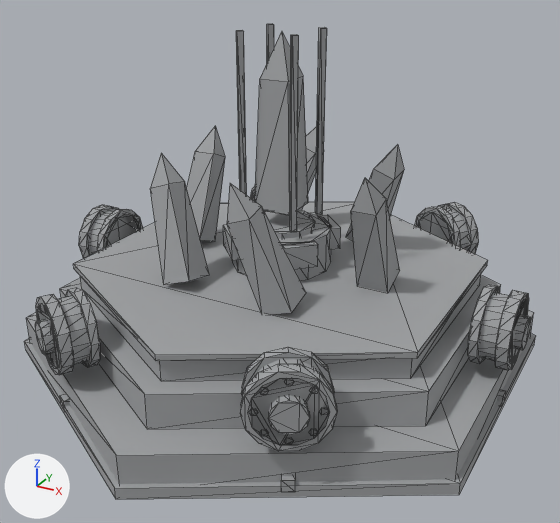
Before and after pictures for a commit that changed the glTF model buildings/energy_node/energy_node_s3_100.glb.
Both versions are drawn from a camera (50 mm lens) standing at (1.25, -2.29, 1.51) and looking at (0.04, -0.08, 0.4). Lighting does not change. The marker at lower left points along +X, +Y and +Z. The picture after the commit comes second. Mesh edges are drawn as thin lines. Vertices at exactly the same position are counted once.

The older version as bpy lines, for what is in view:
```python
me_en_base = bpy.data.meshes.new('EN_Base')
me_en_base.from_pydata(...)  # 1483 vertices, 2566 faces; spans x -0.89..0.89, y -0.98..0.98, z 0.0..1.18
# faces by material slot: [60, 1432, 380, 72, 524, 56, 42]
me_en_base.materials.append(mat_mx_stone_dk)
me_en_base.materials.append(mat_mx_metal_dk)
me_en_base.materials.append(mat_mx_metal_mid)
me_en_base.materials.append(mat_mx_harvester)
me_en_base.materials.append(mat_mx_warning)
me_en_base.materials.append(mat_mx_crystal_red)
me_en_base.materials.append(mat_mx_crystal_violet)
ob_en_base = bpy.data.objects.new('EN_Base', me_en_base)
ob_en_base.location = (0.0, 0.0, 0.0)
```
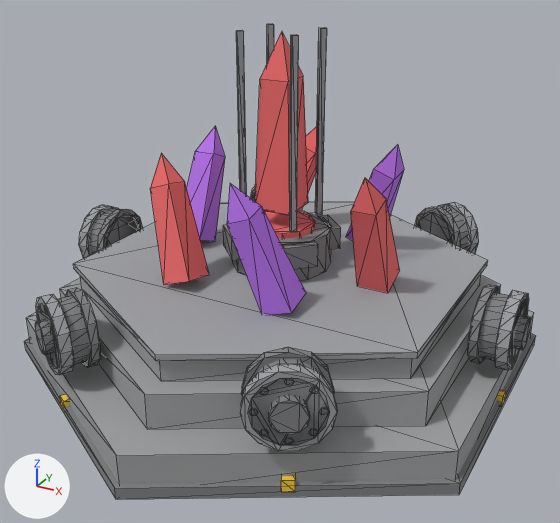
Boxes (x1, y1, x2, y2) around the edits, measured in the pictures (560 x 523 px):
part 1 of me_en_base, recoloured: (24, 40, 536, 500) in both
part 2 of me_en_base, recoloured: (60, 31, 506, 492) in both

Patch to the scene script:
```diff
--- a/buildings/energy_node/energy_node_s3_100.glb.py
+++ b/buildings/energy_node/energy_node_s3_100.glb.py
@@ me_en_base @@
 me_en_base.from_pydata(...)  # 1483 vertices, 2566 faces; spans x -0.89..0.89, y -0.98..0.98, z 0.0..1.18
 # used by ob_en_base; location = (0.0, 0.0, 0.0)
+# me_en_base part 1: 1914 faces centred in x -0.89..0.89, y -0.82..0.82, z 0.0..1.18 are repainted in the vertex colours; the middle colour goes from grey #a0a2a4 to grey #828385
+# me_en_base part 2: 652 faces centred in x -0.86..0.86, y -0.8..0.8, z 0.02..1.08 are repainted in the vertex colours; the middle colour goes from grey #a0a2a4 to red #ed6b6b
 me_en_base.materials.append(mat_mx_stone_dk)
```
